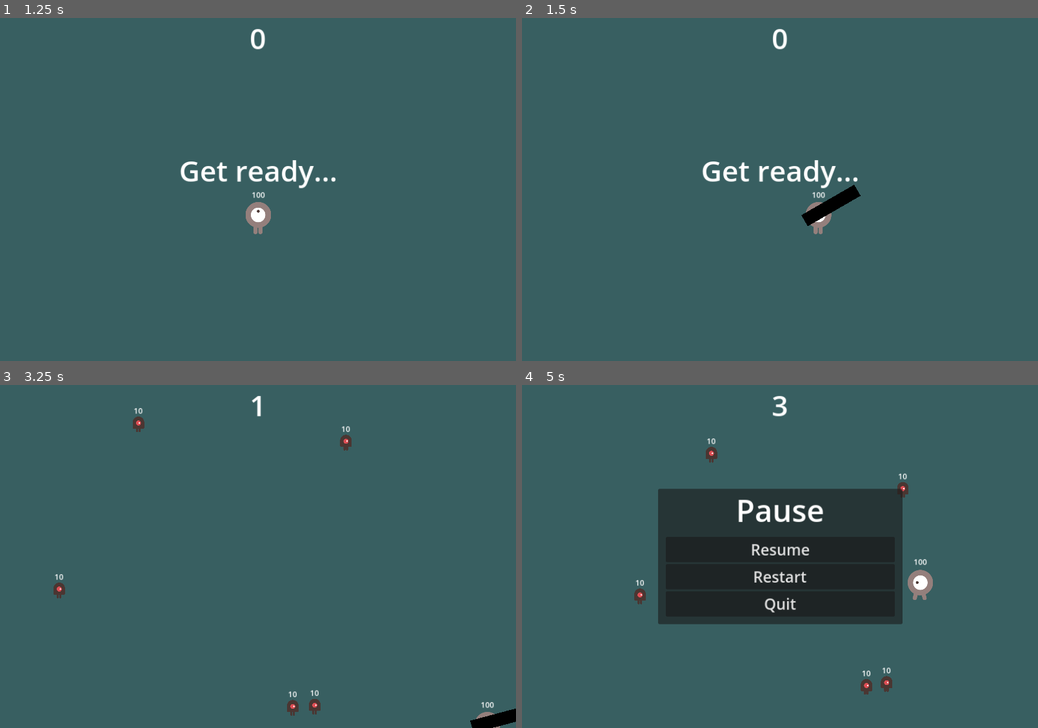
Above: before the commit, frames 1-4 (two rows, left to right).
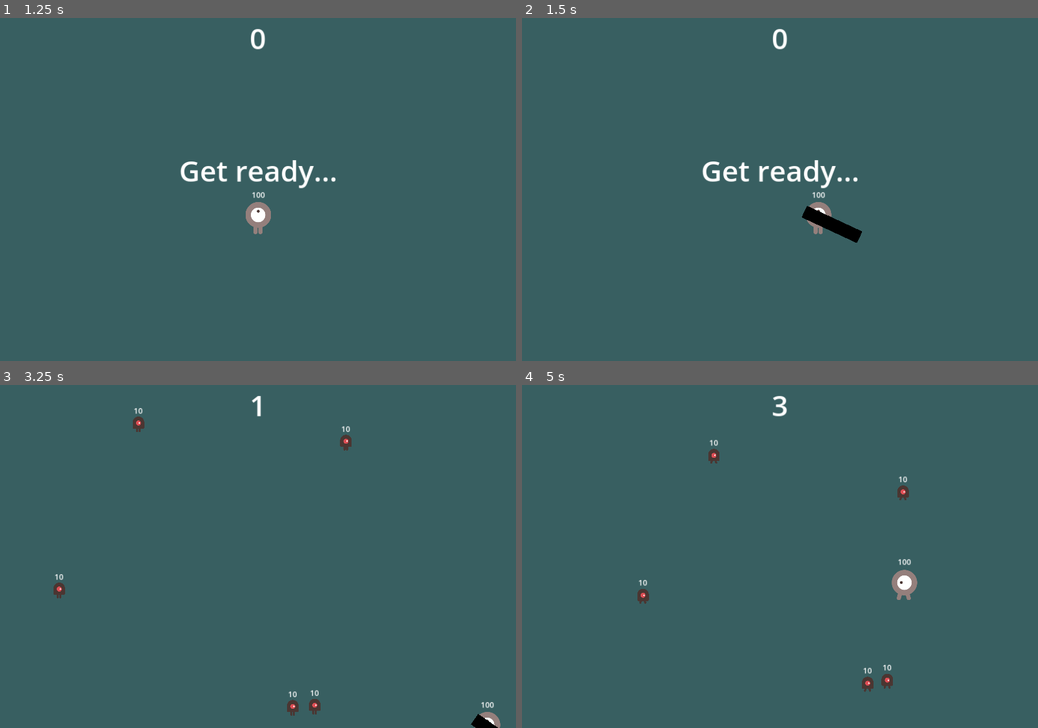
Above: after the commit, the same moments.

Repository: LimZiJia/SurviveTheSemester
Game: Godot game, scene res://main.tscn
Same seed, same stepped clock (60 frames per second), same inputs: the game is played once before the commit and once after it.
Inputs:
- Up to frame 1 (1.25 s): click "Start" at 0.5 s
- Up to frame 2 (1.5 s): tap Enter (start_game) at 1.25 s; hold D (move_right) from 1.28 s (still down); tap Space (attack) at 1.35 s
- Up to frame 3 (3.25 s): release D (move_right) at 2.03 s; hold S (move_down) 2.03-2.78 s; tap Space (attack) at 2.1, 3.05 s; hold D (move_right) from 2.78 s (still down); tap Enter (start_game) at 2.85 s
- Up to frame 4 (5 s): release D (move_right) at 3.53 s; hold W (move_up) 3.53-4.28 s; tap Space (attack) at 3.6, 4.35 s; hold A (move_left) from 4.28 s (still down); tap Escape (pause) at 4.9 s

Frame 1 is identical in both runs. In frame 2, 0.7% of the frame differs, in the area x 54-66%, y 48-66%; in frame 3, 0.2%; in frame 4, 20%, in the area x 21-80%, y 15-91%.
Error after the commit: Attempt to call function 'pause' in base 'null instance' on a null instance. (res://main.gd:43)

Commit message:
added directions to melee
now able to attack in 8 directions with melee weapon

Diff:
--- a/config/wave_config.json
+++ b/config/wave_config.json
@@ -33,19 +33,5 @@
 		"damage": 10.0,
 		"count": 8,
 		"cooldown": 15.0
-	},
-	{
-		"health": 15.0,
-		"speed": 150.0,
-		"damage": 7.0,
-		"count": 20,
-		"cooldown": 5.0
-	},
-	{
-		"health": 5.0,
-		"speed": 75.0,
-		"damage": 5.0,
-		"count": 20,
-		"cooldown": 15.0
 	}
 ]
--- a/main.tscn
+++ b/main.tscn
@@ -1,11 +1,10 @@
-[gd_scene load_steps=8 format=3 uid="uid://dhdc2gdsepjlg"]
+[gd_scene load_steps=7 format=3 uid="uid://dhdc2gdsepjlg"]
 
 [ext_resource type="PackedScene" uid="uid://24c77tnfu1qt" path="res://mob.tscn" id="1_0euvk"]
 [ext_resource type="PackedScene" uid="uid://bo7u78xqoo0oj" path="res://player.tscn" id="1_63u67"]
 [ext_resource type="Script" path="res://main.gd" id="1_icddk"]
 [ext_resource type="PackedScene" uid="uid://btoirnyhcke3x" path="res://hud.tscn" id="3_cdudp"]
 [ext_resource type="PackedScene" uid="uid://br24lgoadrfx8" path="res://wave_controller.tscn" id="3_mnirc"]
-[ext_resource type="PackedScene" uid="uid://dwhg23qa5e7xs" path="res://pause_menu.tscn" id="6_ln0do"]
 
 [sub_resource type="Curve2D" id="Curve2D_u2oqr"]
 _data = {
@@ -49,8 +48,6 @@
 [node name="StartMarker" type="Marker2D" parent="."]
 position = Vector2(540, 420)
 
-[node name="PauseMenu" parent="." instance=ExtResource("6_ln0do")]
-
 [connection signal="start_game" from="HUD" to="." method="new_game"]
 [connection signal="dead" from="Player" to="." method="game_over"]
 [connection signal="timeout" from="ScoreTimer" to="." method="_on_score_timer_timeout"]
--- a/player.gd
+++ b/player.gd
@@ -6,6 +6,9 @@
 @export var speed := 400.0
 @onready var screen_size := get_viewport_rect().size
 
+# NORTH = 0; NORTHEAST = 1; EAST = 2; SOUTHEAST = 3
+# SOUTH = 4; SOUTHWEST = 5; WEST = 6; NORTHWEST = 7
+var facing = 0
 
 func _ready() -> void:
 	hide()
@@ -41,8 +44,28 @@
 		$AnimatedSprite2D.flip_v = direction.y > 0
 
 	# Attack
+	if direction.x == 0 and direction.y == 0:
+		pass
+	else:
+		if direction.x == 0 and direction.y < 0:
+			facing = 0
+		elif direction.x > 0 and direction.y < 0:
+			facing = 1
+		elif direction.x > 0 and direction.y == 0:
+			facing = 2
+		elif direction.x > 0 and direction.y > 0:
+			facing = 3
+		elif direction.x == 0 and direction.y > 0:
+			facing = 4
+		elif direction.x < 0 and direction.y > 0:
+			facing = 5
+		elif direction.x < 0 and direction.y == 0:
+			facing = 6
+		elif direction.x < 0 and direction.y < 0:
+			facing = 7
+
 	if Input.is_action_just_pressed("attack"):
-		$Melee.attack()
+		$Melee.attack(facing)
 
 
 func start(new_position: Vector2) -> void:
--- a/player.tscn
+++ b/player.tscn
@@ -70,7 +70,7 @@
 shape = SubResource("CapsuleShape2D_dwjla")
 
 [node name="Melee" parent="." instance=ExtResource("7_bnptl")]
-position = Vector2(-1, -11)
+position = Vector2(-4.76837e-07, 0)
 rotation = -0.785398
 
 [connection signal="dead" from="HealthLabel" to="." method="_on_health_label_dead"]
--- a/weapons/melee.gd
+++ b/weapons/melee.gd
@@ -4,12 +4,13 @@
 @export var cooldown := 0.0
 var can_attack := true
 
-
-func attack() -> void:
+# Swinging in a given direction. Starting from north = 0, it goes from 0-7
+# for each of the posible 8 directions in increments of 45 degrees
+func attack(direction: int) -> void:
 	if can_attack:
 		can_attack = false
 		$CooldownTimer.start(cooldown)
-		$AnimationPlayer.play("swing")
+		$AnimationPlayer.play("swing" + str(direction))
 
 func _on_cooldown_timer_timeout() -> void:
 	can_attack = true
--- a/weapons/melee.tscn
+++ b/weapons/melee.tscn
@@ -8,19 +8,19 @@
 size = Vector2(825.758, 1454.55)
 
 [sub_resource type="Animation" id="Animation_bnx1v"]
-resource_name = "swing"
-length = 0.3
-tracks/0/type = "value"
-tracks/0/imported = false
-tracks/0/enabled = true
-tracks/0/path = NodePath("Sprite2D:rotation")
-tracks/0/interp = 1
-tracks/0/loop_wrap = true
-tracks/0/keys = {
-"times": PackedFloat32Array(0, 0.15, 0.3),
-"transitions": PackedFloat32Array(1, 1, 1),
-"update": 0,
-"values": [0.0, 2.35619, 0.0]
+resource_name = "swing0"
+length = 0.3
+tracks/0/type = "value"
+tracks/0/imported = false
+tracks/0/enabled = true
+tracks/0/path = NodePath("Sprite2D:rotation")
+tracks/0/interp = 1
+tracks/0/loop_wrap = true
+tracks/0/keys = {
+"times": PackedFloat32Array(0, 0.15, 0.3),
+"transitions": PackedFloat32Array(1, 1, 1),
+"update": 0,
+"values": [0.0, 1.5708, 0.0]
 }
 tracks/1/type = "value"
 tracks/1/imported = false
@@ -38,6 +38,287 @@
 tracks/2/imported = false
 tracks/2/enabled = true
 tracks/2/path = NodePath(".:visible")
+tracks/2/path = NodePath("Sprite2D:visible")
+tracks/2/interp = 1
+tracks/2/loop_wrap = true
+tracks/2/keys = {
+"times": PackedFloat32Array(0, 0.3),
+"transitions": PackedFloat32Array(1, 1),
+"update": 1,
+"values": [true, false]
+}
+
+[sub_resource type="Animation" id="Animation_kix74"]
+resource_name = "swing1"
+length = 0.3
+tracks/0/type = "value"
+tracks/0/imported = false
+tracks/0/enabled = true
+tracks/0/path = NodePath("Sprite2D:rotation")
+tracks/0/interp = 1
+tracks/0/loop_wrap = true
+tracks/0/keys = {
+"times": PackedFloat32Array(0, 0.15, 0.3),
+"transitions": PackedFloat32Array(1, 1, 1),
+"update": 0,
+"values": [0.785398, 2.35619, 0.785398]
+}
+tracks/1/type = "value"
+tracks/1/imported = false
+tracks/1/enabled = true
+tracks/1/path = NodePath("Sprite2D/HitboxArea/CollisionShape2D:disabled")
+tracks/1/interp = 1
+tracks/1/loop_wrap = true
+tracks/1/keys = {
+"times": PackedFloat32Array(0, 0.3),
+"transitions": PackedFloat32Array(1, 1),
+"update": 1,
+"values": [false, true]
+}
+tracks/2/type = "value"
+tracks/2/imported = false
+tracks/2/enabled = true
+tracks/2/path = NodePath("Sprite2D:visible")
+tracks/2/interp = 1
+tracks/2/loop_wrap = true
+tracks/2/keys = {
+"times": PackedFloat32Array(0, 0.3),
+"transitions": PackedFloat32Array(1, 1),
+"update": 1,
+"values": [true, false]
+}
+
+[sub_resource type="Animation" id="Animation_cjoug"]
+resource_name = "swing2"
+length = 0.3
+tracks/0/type = "value"
+tracks/0/imported = false
+tracks/0/enabled = true
+tracks/0/path = NodePath("Sprite2D:rotation")
+tracks/0/interp = 1
+tracks/0/loop_wrap = true
+tracks/0/keys = {
+"times": PackedFloat32Array(0, 0.15, 0.3),
+"transitions": PackedFloat32Array(1, 1, 1),
+"update": 0,
+"values": [1.5708, 3.14159, 1.5708]
+}
+tracks/1/type = "value"
+tracks/1/imported = false
+tracks/1/enabled = true
+tracks/1/path = NodePath("Sprite2D/HitboxArea/CollisionShape2D:disabled")
+tracks/1/interp = 1
+tracks/1/loop_wrap = true
+tracks/1/keys = {
+"times": PackedFloat32Array(0, 0.3),
+"transitions": PackedFloat32Array(1, 1),
+"update": 1,
+"values": [false, true]
+}
+tracks/2/type = "value"
+tracks/2/imported = false
+tracks/2/enabled = true
+tracks/2/path = NodePath("Sprite2D:visible")
+tracks/2/interp = 1
+tracks/2/loop_wrap = true
+tracks/2/keys = {
+"times": PackedFloat32Array(0, 0.3),
+"transitions": PackedFloat32Array(1, 1),
+"update": 1,
+"values": [true, false]
+}
+
+[sub_resource type="Animation" id="Animation_1uagv"]
+resource_name = "swing3"
+length = 0.3
+tracks/0/type = "value"
+tracks/0/imported = false
+tracks/0/enabled = true
+tracks/0/path = NodePath("Sprite2D:rotation")
+tracks/0/interp = 1
+tracks/0/loop_wrap = true
+tracks/0/keys = {
+"times": PackedFloat32Array(0, 0.15, 0.3),
+"transitions": PackedFloat32Array(1, 1, 1),
+"update": 0,
+"values": [2.35619, 3.92699, 2.35619]
+}
+tracks/1/type = "value"
+tracks/1/imported = false
+tracks/1/enabled = true
+tracks/1/path = NodePath("Sprite2D/HitboxArea/CollisionShape2D:disabled")
+tracks/1/interp = 1
+tracks/1/loop_wrap = true
+tracks/1/keys = {
+"times": PackedFloat32Array(0, 0.3),
+"transitions": PackedFloat32Array(1, 1),
+"update": 1,
+"values": [false, true]
+}
+tracks/2/type = "value"
+tracks/2/imported = false
+tracks/2/enabled = true
+tracks/2/path = NodePath("Sprite2D:visible")
+tracks/2/interp = 1
+tracks/2/loop_wrap = true
+tracks/2/keys = {
+"times": PackedFloat32Array(0, 0.3),
+"transitions": PackedFloat32Array(1, 1),
+"update": 1,
+"values": [true, false]
+}
+
+[sub_resource type="Animation" id="Animation_as4g5"]
+resource_name = "swing4"
+length = 0.3
+tracks/0/type = "value"
+tracks/0/imported = false
+tracks/0/enabled = true
+tracks/0/path = NodePath("Sprite2D:rotation")
+tracks/0/interp = 1
+tracks/0/loop_wrap = true
+tracks/0/keys = {
+"times": PackedFloat32Array(0, 0.15, 0.3),
+"transitions": PackedFloat32Array(1, 1, 1),
+"update": 0,
+"values": [3.14159, 4.71239, 3.14159]
+}
+tracks/1/type = "value"
+tracks/1/imported = false
+tracks/1/enabled = true
+tracks/1/path = NodePath("Sprite2D/HitboxArea/CollisionShape2D:disabled")
+tracks/1/interp = 1
+tracks/1/loop_wrap = true
+tracks/1/keys = {
+"times": PackedFloat32Array(0, 0.3),
+"transitions": PackedFloat32Array(1, 1),
+"update": 1,
+"values": [false, true]
+}
+tracks/2/type = "value"
+tracks/2/imported = false
+tracks/2/enabled = true
+tracks/2/path = NodePath("Sprite2D:visible")
+tracks/2/interp = 1
+tracks/2/loop_wrap = true
+tracks/2/keys = {
+"times": PackedFloat32Array(0, 0.3),
+"transitions": PackedFloat32Array(1, 1),
+"update": 1,
+"values": [true, false]
+}
+
+[sub_resource type="Animation" id="Animation_nfjck"]
+resource_name = "swing5"
+length = 0.3
+tracks/0/type = "value"
+tracks/0/imported = false
+tracks/0/enabled = true
+tracks/0/path = NodePath("Sprite2D:rotation")
+tracks/0/interp = 1
+tracks/0/loop_wrap = true
+tracks/0/keys = {
+"times": PackedFloat32Array(0, 0.15, 0.3),
+"transitions": PackedFloat32Array(1, 1, 1),
+"update": 0,
+"values": [5.49779, 3.92699, 5.49779]
+}
+tracks/1/type = "value"
+tracks/1/imported = false
+tracks/1/enabled = true
+tracks/1/path = NodePath("Sprite2D/HitboxArea/CollisionShape2D:disabled")
+tracks/1/interp = 1
+tracks/1/loop_wrap = true
+tracks/1/keys = {
+"times": PackedFloat32Array(0, 0.3),
+"transitions": PackedFloat32Array(1, 1),
+"update": 1,
+"values": [false, true]
+}
+tracks/2/type = "value"
+tracks/2/imported = false
+tracks/2/enabled = true
+tracks/2/path = NodePath("Sprite2D:visible")
+tracks/2/interp = 1
+tracks/2/loop_wrap = true
+tracks/2/keys = {
+"times": PackedFloat32Array(0, 0.3),
+"transitions": PackedFloat32Array(1, 1),
+"update": 1,
+"values": [true, false]
+}
+
+[sub_resource type="Animation" id="Animation_mv1ab"]
+resource_name = "swing6"
+length = 0.3
+tracks/0/type = "value"
+tracks/0/imported = false
+tracks/0/enabled = true
+tracks/0/path = NodePath("Sprite2D:rotation")
+tracks/0/interp = 1
+tracks/0/loop_wrap = true
+tracks/0/keys = {
+"times": PackedFloat32Array(0, 0.15, 0.3),
+"transitions": PackedFloat32Array(1, 1, 1),
+"update": 0,
+"values": [6.28319, 4.71239, 6.28319]
+}
+tracks/1/type = "value"
+tracks/1/imported = false
+tracks/1/enabled = true
+tracks/1/path = NodePath("Sprite2D/HitboxArea/CollisionShape2D:disabled")
+tracks/1/interp = 1
+tracks/1/loop_wrap = true
+tracks/1/keys = {
+"times": PackedFloat32Array(0, 0.3),
+"transitions": PackedFloat32Array(1, 1),
+"update": 1,
+"values": [false, true]
+}
+tracks/2/type = "value"
+tracks/2/imported = false
+tracks/2/enabled = true
+tracks/2/path = NodePath("Sprite2D:visible")
+tracks/2/interp = 1
+tracks/2/loop_wrap = true
+tracks/2/keys = {
+"times": PackedFloat32Array(0, 0.3),
+"transitions": PackedFloat32Array(1, 1),
+"update": 1,
+"values": [true, false]
+}
+
+[sub_resource type="Animation" id="Animation_or87r"]
+resource_name = "swing7"
+length = 0.3
+tracks/0/type = "value"
+tracks/0/imported = false
+tracks/0/enabled = true
+tracks/0/path = NodePath("Sprite2D:rotation")
+tracks/0/interp = 1
+tracks/0/loop_wrap = true
+tracks/0/keys = {
+"times": PackedFloat32Array(0, 0.15, 0.3),
+"transitions": PackedFloat32Array(1, 1, 1),
+"update": 0,
+"values": [7.06858, 5.49779, 7.06858]
+}
+tracks/1/type = "value"
+tracks/1/imported = false
+tracks/1/enabled = true
+tracks/1/path = NodePath("Sprite2D/HitboxArea/CollisionShape2D:disabled")
+tracks/1/interp = 1
+tracks/1/loop_wrap = true
+tracks/1/keys = {
+"times": PackedFloat32Array(0, 0.3),
+"transitions": PackedFloat32Array(1, 1),
+"update": 1,
+"values": [false, true]
+}
+tracks/2/type = "value"
+tracks/2/imported = false
+tracks/2/enabled = true
+tracks/2/path = NodePath("Sprite2D:visible")
 tracks/2/interp = 1
 tracks/2/loop_wrap = true
 tracks/2/keys = {
@@ -49,14 +330,22 @@
 
 [sub_resource type="AnimationLibrary" id="AnimationLibrary_j2nhj"]
 _data = {
-"swing": SubResource("Animation_bnx1v")
+"swing0": SubResource("Animation_bnx1v"),
+"swing1": SubResource("Animation_kix74"),
+"swing2": SubResource("Animation_cjoug"),
+"swing3": SubResource("Animation_1uagv"),
+"swing4": SubResource("Animation_as4g5"),
+"swing5": SubResource("Animation_nfjck"),
+"swing6": SubResource("Animation_mv1ab"),
+"swing7": SubResource("Animation_or87r")
 }
 
 [node name="Melee" type="Node2D"]
+script = ExtResource("1_qj504")
+
+[node name="Sprite2D" type="Sprite2D" parent="."]
 visible = false
-script = ExtResource("1_qj504")
-
-[node name="Sprite2D" type="Sprite2D" parent="."]
+rotation = 7.06858
 scale = Vector2(0.033, 0.088)
 texture = ExtResource("2_xy5nt")
 centered = false
Not shown: 1 places in weapons/melee.tscn that only renumber resources
